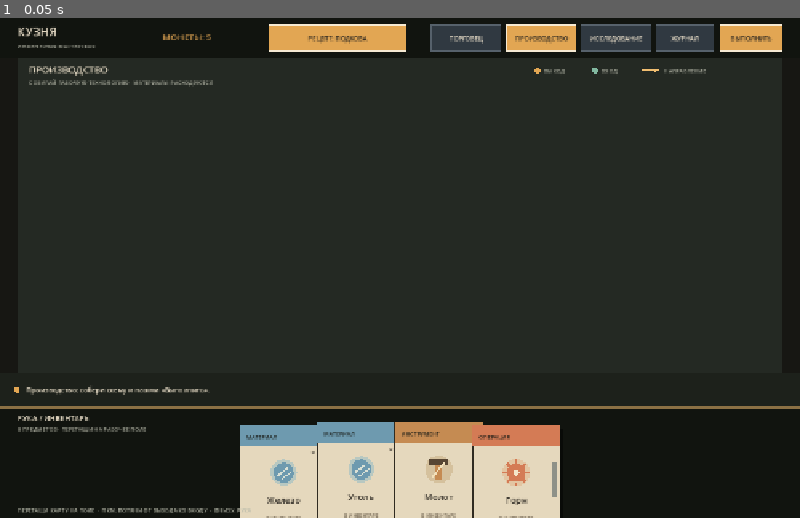
Above: before the commit, frame 1.
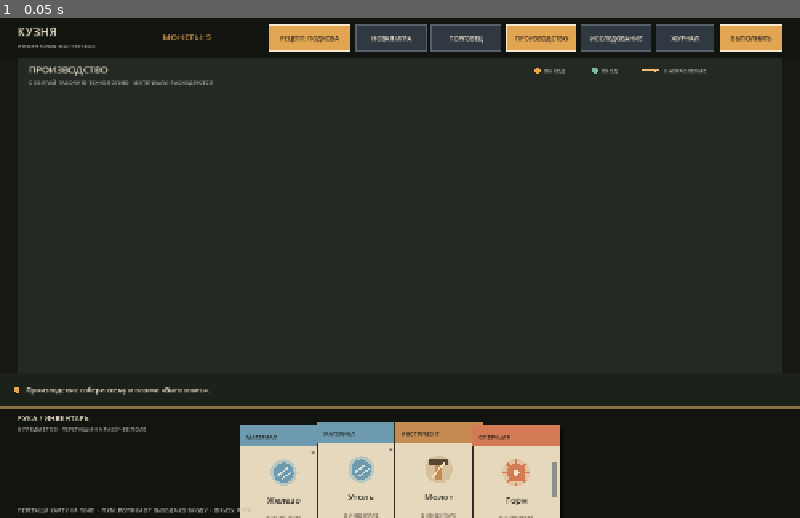
Above: after the commit, the same moment.

Repository: Blyaprint/new-1-bit-kuznya
Game: Godot game, scene res://scenes/board_prototype.tscn
Two runs of this game, one before a commit and one after it. Both use one fixed random seed, a clock stepped at 60 frames per second and the inputs below.
Inputs:
- Up to frame 1 (0.05 s): no input

The runs differ from the first frame. In frame 1, 0.6% of the frame differs, in the area x 35-54%, y 1-7%.

Commit message:
Add confirmed New Game reset and starter kit

Diff:
--- a/scripts/board_prototype.gd
+++ b/scripts/board_prototype.gd
@@ -36,6 +36,7 @@
 var mode := "production"
 var journal_open := false
 var market_open := false
+var confirm_new_game := false
 var money := 5
 var trader_stock := {"Железо": 99, "Уголь": 99, "Молот": 99, "Горн": 99}
 var trade_drag_source := ""
@@ -123,6 +124,21 @@
 	elif event is InputEventMouseButton and event.button_index == MOUSE_BUTTON_LEFT:
 		mouse_position = event.position
 		if event.pressed:
+			if confirm_new_game:
+				if _new_game_confirm_rect().has_point(mouse_position):
+					_start_new_game()
+				elif _new_game_cancel_rect().has_point(mouse_position):
+					confirm_new_game = false
+				queue_redraw()
+				accept_event()
+				return
+			if _new_game_button_rect().has_point(mouse_position):
+				confirm_new_game = true
+				market_open = false
+				journal_open = false
+				queue_redraw()
+				accept_event()
+				return
 			if _market_button_rect().has_point(mouse_position):
 				market_open = not market_open
 				journal_open = false
@@ -262,7 +278,54 @@
 
 
 func _recipe_button_rect() -> Rect2:
-	return Rect2(Vector2(430.0, 12.0), Vector2(220.0, 40.0))
+	return Rect2(Vector2(430.0, 12.0), Vector2(130.0, 40.0))
+
+
+func _new_game_button_rect() -> Rect2:
+	return Rect2(Vector2(570.0, 12.0), Vector2(112.0, 40.0))
+
+
+func _new_game_dialog_rect() -> Rect2:
+	return Rect2(size * 0.5 - Vector2(210.0, 105.0), Vector2(420.0, 210.0))
+
+
+func _new_game_confirm_rect() -> Rect2:
+	return Rect2(_new_game_dialog_rect().position + Vector2(220.0, 150.0), Vector2(170.0, 38.0))
+
+
+func _new_game_cancel_rect() -> Rect2:
+	return Rect2(_new_game_dialog_rect().position + Vector2(30.0, 150.0), Vector2(170.0, 38.0))
+
+
+func _start_new_game() -> void:
+	cards.clear()
+	production_links.clear()
+	research_links.clear()
+	discoveries.clear()
+	next_card_id = 1
+	money = 5
+	trader_stock = {"Железо": 99, "Уголь": 99, "Молот": 99, "Горн": 99, "Подкова": 0, "Гвозди": 0, "Скоба": 0}
+	selected_recipe = "Подкова"
+	mode = "production"
+	market_open = false
+	journal_open = false
+	trade_drag_source = ""
+	trade_drag_title = ""
+	drag_card_id = -1
+	connecting_from_id = -1
+	action_button_held = false
+	_add_card("Железо", "МАТЕРИАЛ", 3)
+	_add_card("Уголь", "МАТЕРИАЛ", 3)
+	_add_card("Молот", "ИНСТРУМЕНТ")
+	_add_card("Горн", "ОПЕРАЦИЯ")
+	for card in cards:
+		if str(card.title) in ["Молот", "Горн"]:
+			card["durability"] = TOOL_MAX_DURABILITY
+			card["max_durability"] = TOOL_MAX_DURABILITY
+	execution_message = "Новая игра началась. В распоряжении 5 монет и стартовое оборудование."
+	confirm_new_game = false
+	_save_game()
+	queue_redraw()
 
 
 func _cycle_recipe() -> void:
@@ -861,6 +924,7 @@
 	draw_string(font, Vector2(28, 49), "ИНЖЕНЕРНАЯ МАСТЕРСКАЯ", HORIZONTAL_ALIGNMENT_LEFT, -1, 9, MUTED)
 	draw_string(font, Vector2(260, 36), "МОНЕТЫ: %d" % money, HORIZONTAL_ALIGNMENT_LEFT, 150, 14, ACCENT)
 	_draw_header_button(_recipe_button_rect(), "РЕЦЕПТ: %s" % selected_recipe.to_upper(), true)
+	_draw_header_button(_new_game_button_rect(), "НОВАЯ ИГРА", false)
 	_draw_header_button(_market_button_rect(), "ТОРГОВЕЦ", market_open)
 	_draw_header_button(_production_button_rect(), "ПРОИЗВОДСТВО", mode == "production")
 	_draw_header_button(_research_button_rect(), "ИССЛЕДОВАНИЕ", mode == "research")
@@ -898,7 +962,20 @@
 		_draw_journal()
 	if market_open:
 		_draw_market()
+	if confirm_new_game:
+		_draw_new_game_confirmation()
 	draw_string(font, Vector2(28, size.y - 9), "ПЕРЕТАЩИ КАРТУ НА ПОЛЕ  ·  ПКМ: ПОТЯНИ ОТ ВЫХОДА КО ВХОДУ  ·  ВНИЗУ: РУКА", HORIZONTAL_ALIGNMENT_LEFT, -1, 9, MUTED)
+
+
+func _draw_new_game_confirmation() -> void:
+	draw_rect(Rect2(Vector2.ZERO, size), Color(0, 0, 0, 0.72))
+	var panel := _new_game_dialog_rect()
+	draw_rect(panel, Color("#171b15"))
+	draw_rect(panel, Color("#d0a15e"), false, 2.0)
+	draw_string(font, panel.position + Vector2(28, 42), "НАЧАТЬ НОВУЮ ИГРУ?", HORIZONTAL_ALIGNMENT_LEFT, 360, 18, ACCENT)
+	draw_multiline_string(font, panel.position + Vector2(28, 78), "Текущий прогресс, деньги, предметы и оборудование будут сброшены. Начальный набор: 5 монет, железо, уголь, молот и горн.", HORIZONTAL_ALIGNMENT_LEFT, 360, 12, 0, CARD_BORDER)
+	_draw_header_button(_new_game_cancel_rect(), "ОТМЕНА", false)
+	_draw_header_button(_new_game_confirm_rect(), "НАЧАТЬ ЗАНОВО", true)
 
 
 func _draw_workshop_background() -> void:
